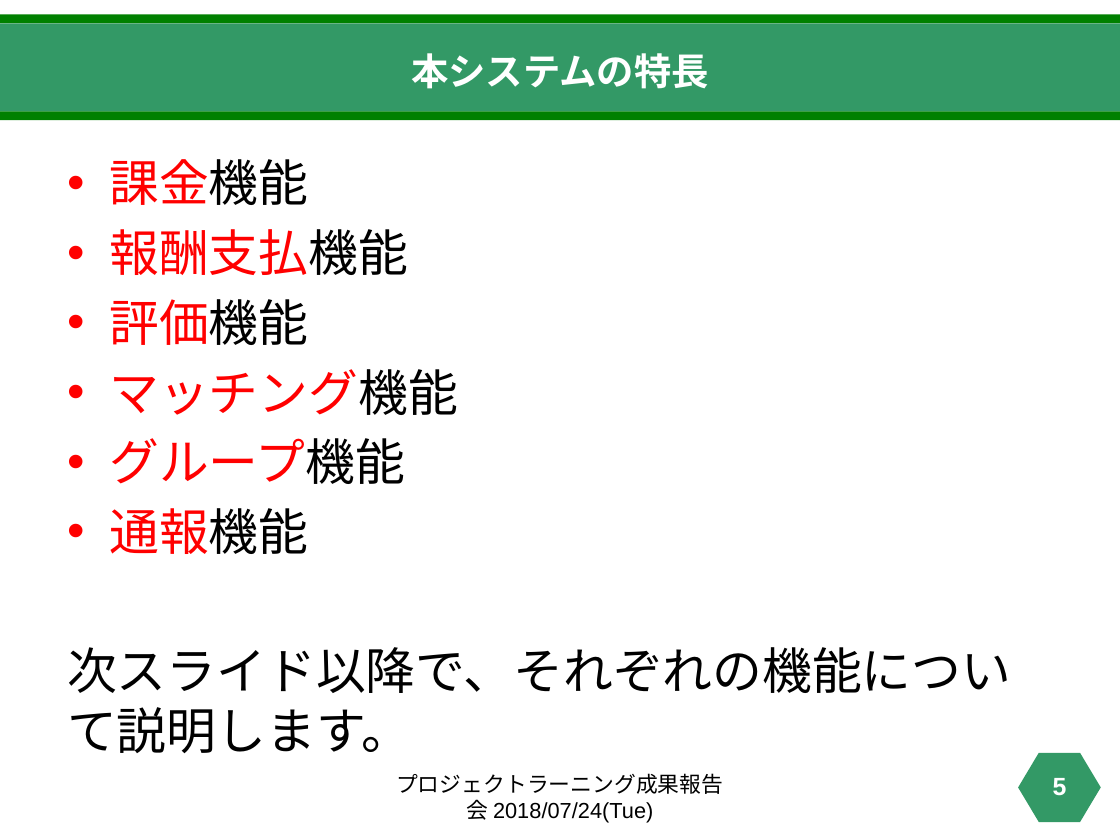
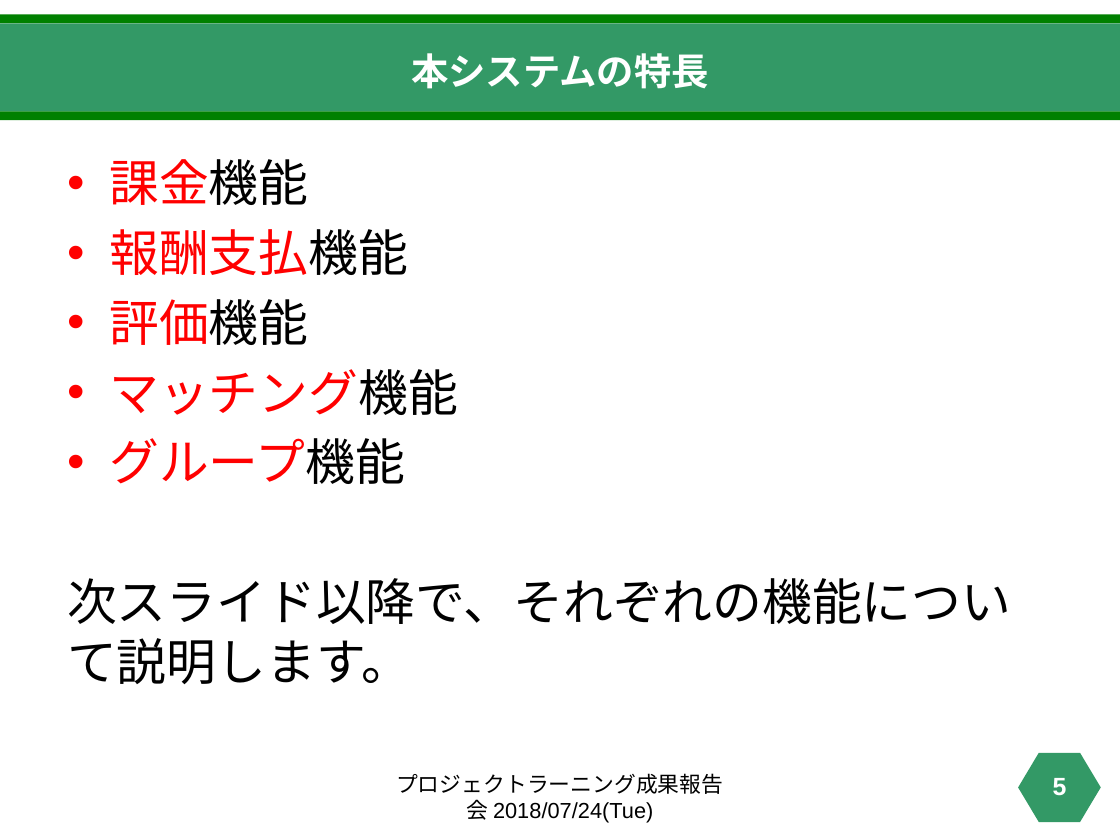
Before and after one commit to haruki0401/projectlearning02, a slide deck: slide 5 of pl-2.pptx. Drawn at 1120x840 pixels with LibreOffice and Linux fonts; fonts in the diff are those of the drawing. Boxes give left, top, right and bottom in pixels: in the first picture for what was removed or moved away, otherwise in the second. Text is boxed around its words. In the diff, an @@ line names an element or a change of style, - is before the commit and + after.

```diff
--- a/pl-2.pptx
+++ b/pl-2.pptx
@@ text at [109, 508, 308, 554]: paragraph removed @@
-• 通報機能
```
Also in this commit, not shown: 3 other slides changed, 1 slide removed.
